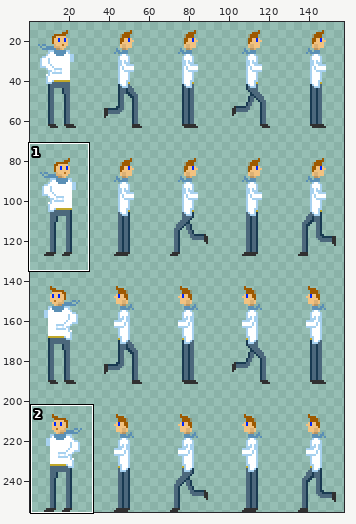
Two states of a sprite sheet, res/img/human_male.png. Above, an overview of the earlier version with the close-up marked.
Close-up. Before the edit:
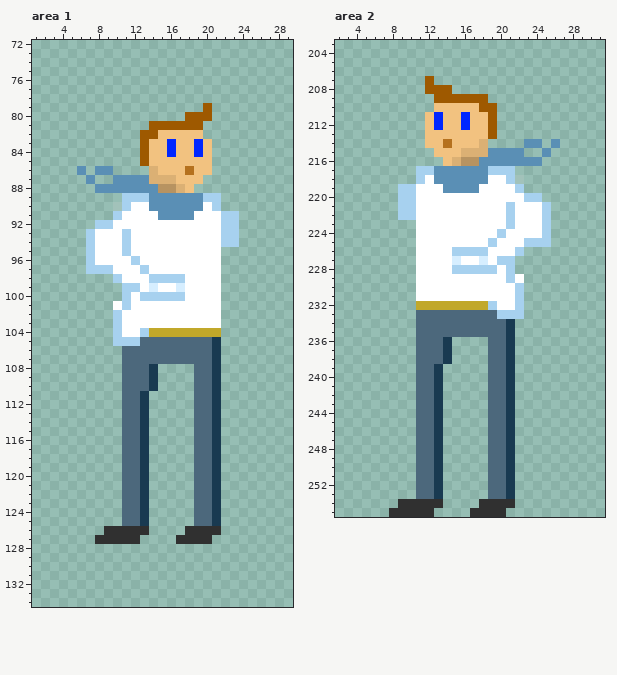
The file is 160x256 pixels. Pixels under 10% opacity are left out. Shown: area 1: x 1..29, y 72..134; area 2: x 2..31, y 203..255. The wide view leaves out empty margins.
New version:
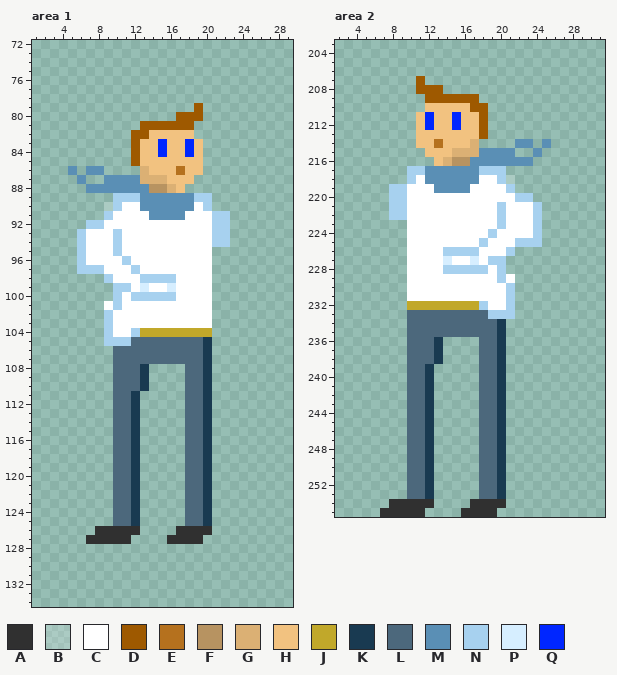
Palette (. is transparent): A #303030  B #ffffff34  C #ffffff  D #9e5900  E #b5711e  F #b79361  G #dbb074  H #f2c280  J #c1a82a  K #193a51  L #4c687c  M #5a8fb5  N #a7d1ef  P #d6eeff  Q #0026ff
Edits made:
Changed rows in their new state; - is an unchanged pixel.
Area 1:
first column x 5:
 79 --------------D.---
 80 ------------D--.---
 81 --------D-----.----
 82 -------D-H----.----
 83 -------DH-QH-QH.---
 84 -------DH-QH-QH.---
 85 -------DH------.---
 86 M.M-.---GH--EH-.---
 87 -M.-M---G--H--.----
 88 --M------F-GH.-----
 89 -----N--M-----N-.--
 90 ----BNC-M-----CN.--
 91 ----NC---M---C--N-.
 92 --N-C-----------N-.
 93 -NC--NC---------N-.
 94 -NC--NC---------N-.
 95 -NC--NC---------.--
 96 -NC---NC--------.--
 97 -N--C--NC-------.--
 98 ----NC--N---C---.--
 99 -----N-CPC-PC---.--
100 -----NCN----C---.--
101 ----CNC---------.--
102 ----NC----------.--
103 ----NC----------.--
104 ----NC-NJ-------.--
105 ----N--L-------K.--
106 -----L---------K.--
107 -----L---------K.--
108 -----L--K.---L-K.--
109 -----L--K.---L-K.--
110 -----L--K.---L-K.--
111 -----L-K.----L-K.--
112 -----L-K.----L-K.--
113 -----L-K.----L-K.--
114 -----L-K.----L-K.--
115 -----L-K.----L-K.--
116 -----L-K.----L-K.--
117 -----L-K.----L-K.--
118 -----L-K.----L-K.--
119 -----L-K.----L-K.--
120 -----L-K.----L-K.--
121 -----L-K.----L-K.--
122 -----L-K.----L-K.--
123 -----L-K.----L-K.--
124 -----L-K.----L-K.--
125 -----L-K.----L-K.--
126 ---A----.---A---.--
127 --A----.---A---.---
Area 2:
first column x 7:
207 ----D.--------------
208 ----D--.------------
209 -----D-----.--------
210 -----H----D-.-------
211 ----HQH-QH-D.-------
212 ----HQH-QH-D.-------
213 ----H------D.-------
214 ----H-EH--G.---M-.M.
215 -----H--G--M---.-M.-
216 ------HGF-M------.--
217 ---N-M-----N--.-----
218 ---NCM-----C-NB.----
219 -N-C--M---C---N.----
220 -N-C-----------N-.--
221 -N-C---------NC--N.-
222 -N-C---------NC--N.-
223 ---C---------NC--N.-
224 ---C--------NC---N.-
225 ---C-------NC--N--.-
226 ---C---N---C--N.----
227 ---C---PC-PCN-.-----
228 ---C---N----CN.-----
229 ---C---------NC.----
230 ---C----------N.----
231 ---C----------N.----
232 ---J-------NC-N.----
233 ---L--------N--.----
234 ---L---------K.-----
235 ---L---------K.-----
236 ---L--K.---L-K.-----
237 ---L--K.---L-K.-----
238 ---L--K.---L-K.-----
239 ---L-K.----L-K.-----
240 ---L-K.----L-K.-----
241 ---L-K.----L-K.-----
242 ---L-K.----L-K.-----
243 ---L-K.----L-K.-----
244 ---L-K.----L-K.-----
245 ---L-K.----L-K.-----
246 ---L-K.----L-K.-----
247 ---L-K.----L-K.-----
248 ---L-K.----L-K.-----
249 ---L-K.----L-K.-----
250 ---L-K.----L-K.-----
251 ---L-K.----L-K.-----
252 ---L-K.----L-K.-----
253 ---L-K.----L-K.-----
254 -A----.---A---.-----
255 A----.---A---.------
Changed places in both close-ups, as pixel boxes (x1, y1, x2, y2):
changed: (68, 103, 239, 544)
changed: (380, 76, 560, 517)
